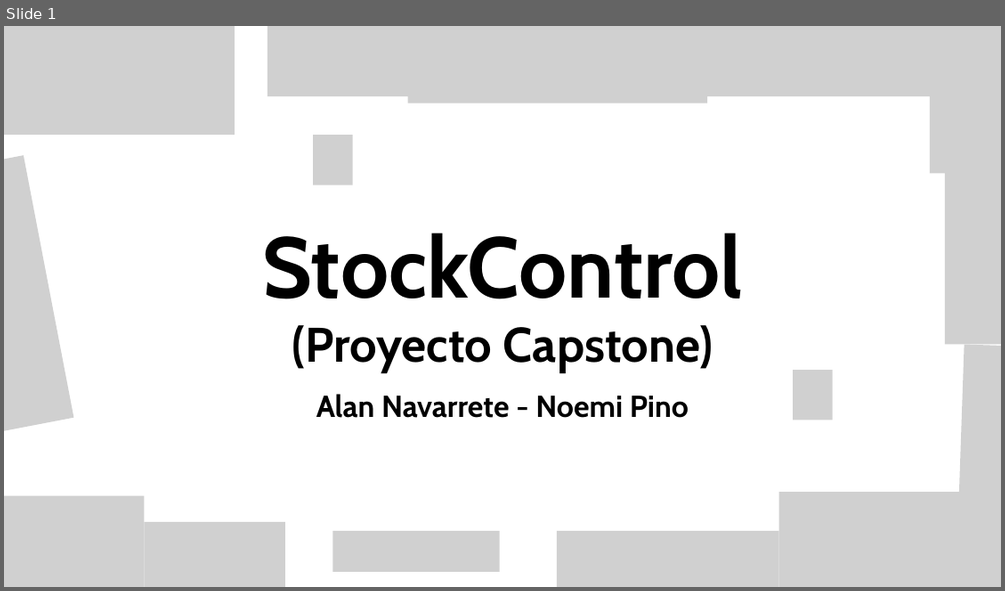
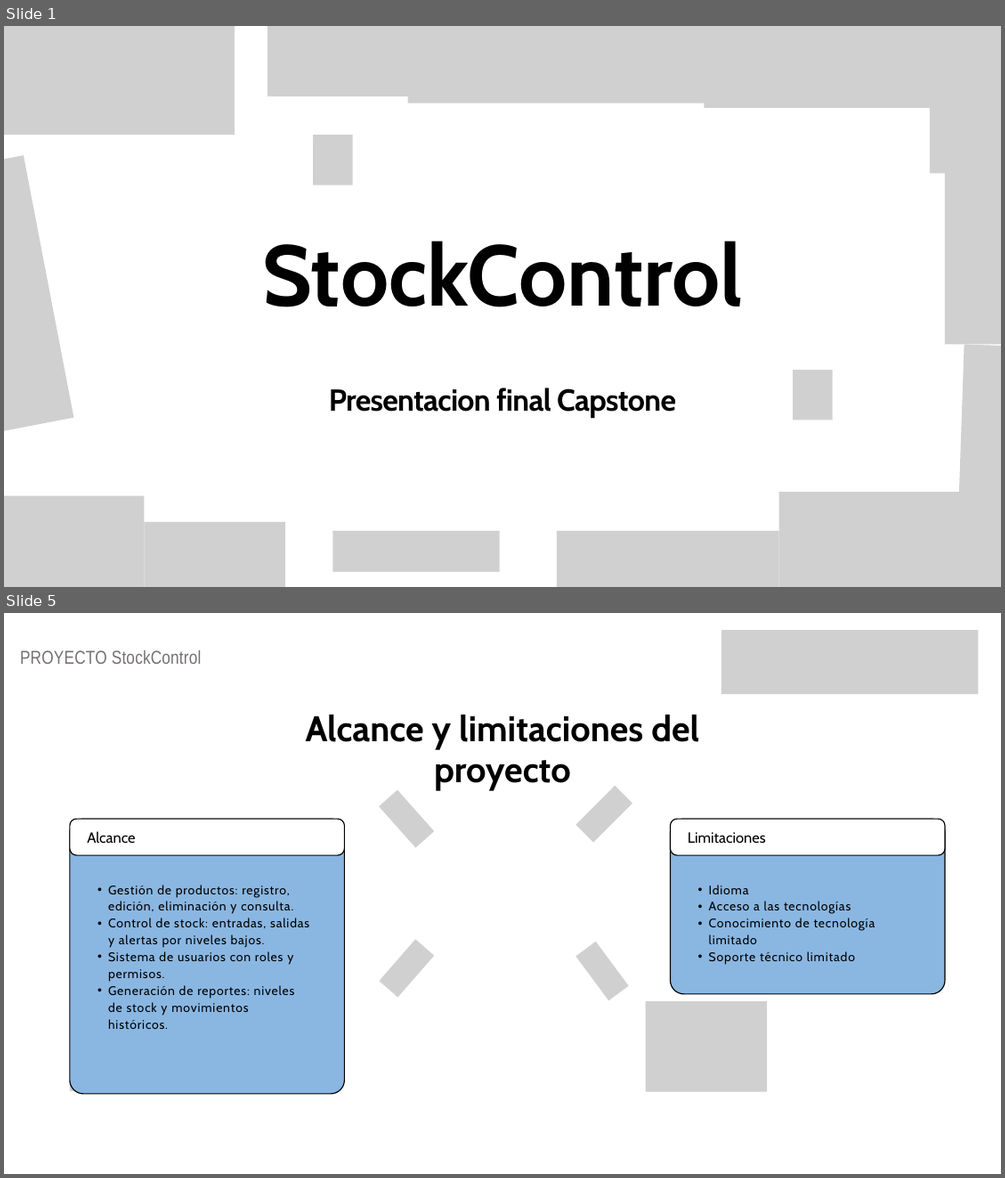
Before and after one commit to NovemiP/CP_PTY4614_4_EQP_4, a slide deck: Fase 2/Evidencias Proyecto/Presentacion Proyecto.pptx. Shown one above the other, each under a label of ours: slide 1 before the commit, slides 1 and 5 after it; the slides between them are not shown. The pictures are 1005x591 and 1005x1178 pixels, drawn with LibreOffice and Linux fonts; fonts in the diff are those of the drawing; grey boxes stand for pictures; background and template pictures are left out. Boxes give left, top, right and bottom in pixels: in the first picture for what was removed or moved away, otherwise in the second. Text is boxed around its words. In the diff, an @@ line names an element or a change of style, - is before the commit and + after.

```diff
--- a/Fase 2/Evidencias Proyecto/Presentacion Proyecto.pptx
+++ b/Fase 2/Evidencias Proyecto/Presentacion Proyecto.pptx
@@ slide 5 added at <box>4,613,1001,1174</box>, background picture (left out) @@
@@ picture added at <box>721,630,978,694</box> @@
@@ text added at <box>20,650,202,664</box>, 27 pt, text #767171 @@
+PROYECTO StockControl
@@ text added at <box>306,714,699,791</box>, 51.4 pt, text #000000, bold @@
+Alcance y limitaciones del proyecto
@@ picture added at <box>379,790,434,848</box> @@
@@ picture added at <box>575,786,632,843</box> @@
@@ group added at <box>70,819,344,1094</box>: 2 freeform shapes, 2 texts @@
+Alcance
+  • Gestión de productos: registro, edición, eliminación y consulta.
+  • Control de stock: entradas, salidas y alertas por niveles bajos.
+  • Sistema de usuarios con roles y permisos.
+  • Generación de reportes: niveles de stock y movimientos históricos.
@@ group added at <box>671,819,945,994</box>: 2 freeform shapes, 2 texts @@
+Limitaciones
+  • Idioma
+  • Acceso a las tecnologías
+  • Conocimiento de tecnología limitado
+  • Soporte técnico limitado
@@ picture added at <box>379,939,434,997</box> @@
@@ picture added at <box>576,941,629,1000</box> @@
@@ picture added at <box>70,998,176,1091</box> @@
@@ picture added at <box>646,1001,767,1092</box> @@
@@ slide 1 changed as well @@
@@ picture added at <box>704,44,961,108</box> @@
@@ text "StockControl": place and size @@
-text "StockControl" at <box>262,232,743,372</box>
+text "StockControl" at <box>262,240,743,307</box>
@@ text "StockControl" at <box>262,240,743,307</box>: line spacing 0.97 to 120.3pt @@
@@ text at <box>292,325,713,372</box>: paragraph removed @@
-(Proyecto Capstone)
@@ text at <box>329,387,676,418</box>: text changed @@
-Alan Navarrete - Noemi Pino
+Presentacion final Capstone
```
Also in this commit, not shown: 1 other slide changed, 11 other slides added, 13 slides removed.
